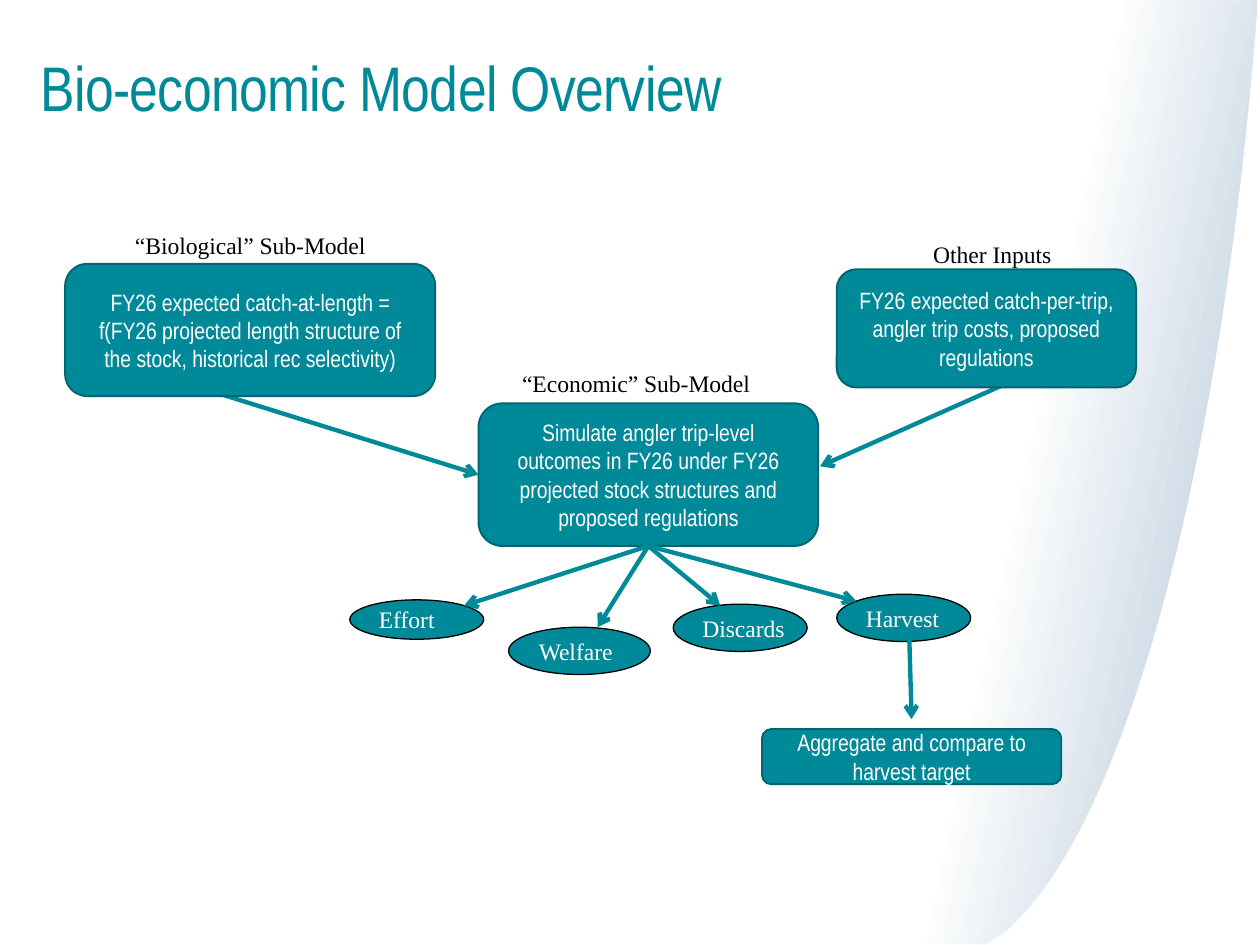
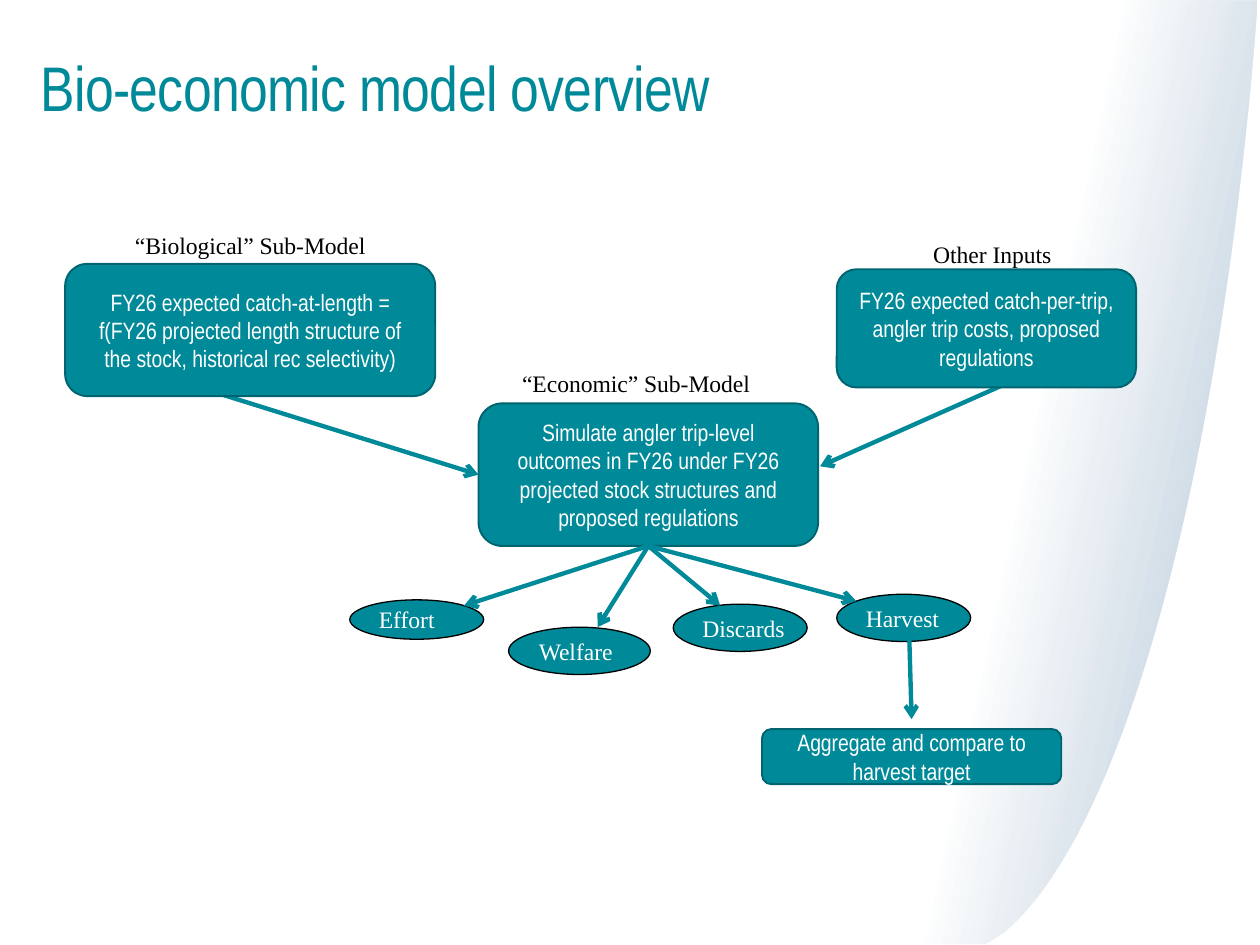
Before and after one commit to mle2718/flukeRDM, a slide deck: slide 2 of docs/TC meeting 6-20-25 Lou.pptx. Drawn at 1260x945 pixels with LibreOffice and Linux fonts; fonts in the diff are those of the drawing. Boxes give left, top, right and bottom in pixels: in the first picture for what was removed or moved away, otherwise in the second. Text is boxed around its words. In the diff, an @@ line names an element or a change of style, - is before the commit and + after.

```diff
--- a/docs/TC meeting 6-20-25 Lou.pptx
+++ b/docs/TC meeting 6-20-25 Lou.pptx
@@ title at (x1=41, y1=65, x2=710, y2=112): text changed @@
-Bio-economic Model Overview
+Bio-economic model overview
```
Also in this commit, not shown: 9 other slides changed, 8 slides added.
